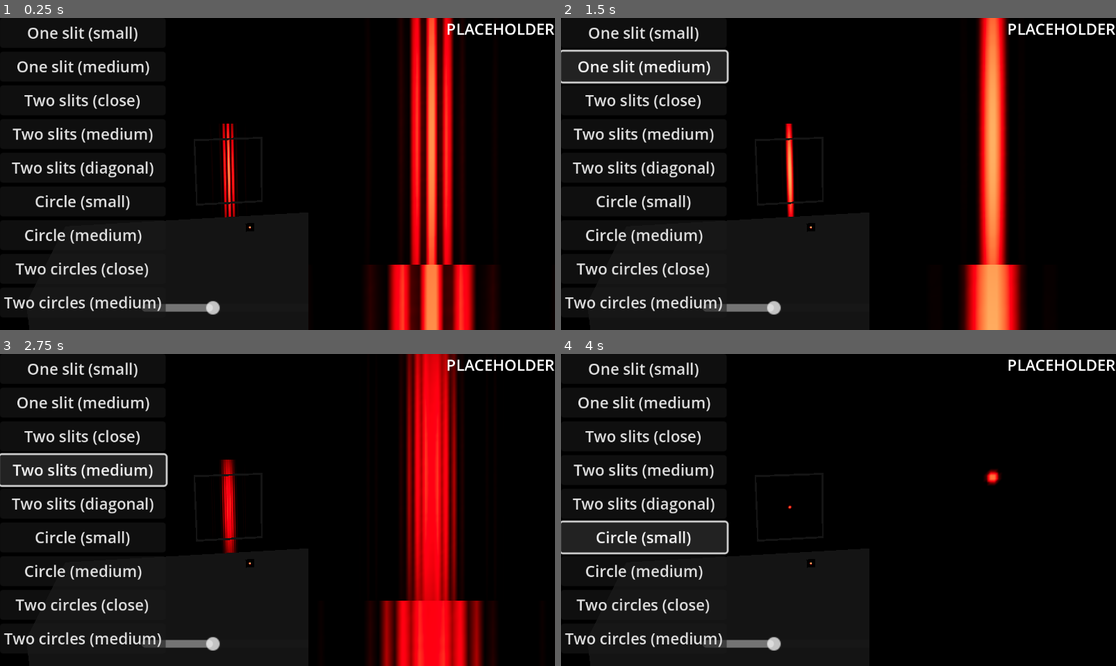
Above: before the commit, frames 1-4 (two rows, left to right).
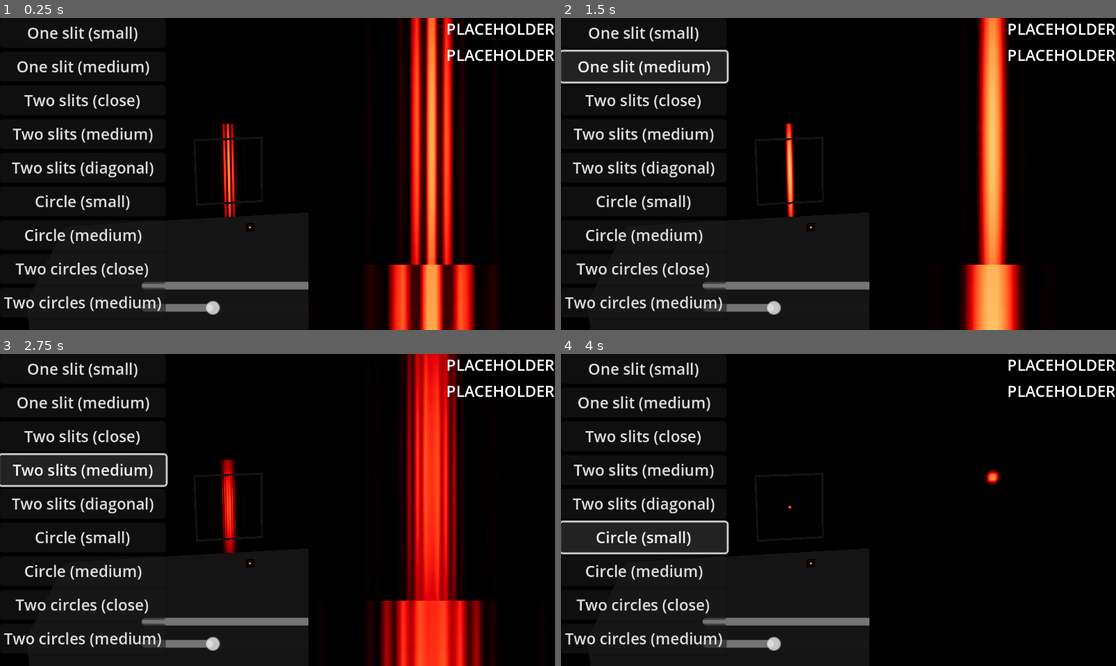
Above: after the commit, the same moments.

Repository: AlnisS/phys-331
Game: Godot game, scene res://main.tscn
Two runs of this game, one before a commit and one after it. Both use one fixed random seed, a clock stepped at 60 frames per second and the inputs below.
Inputs:
- Up to frame 1 (0.25 s): no input
- Up to frame 2 (1.5 s): click "One slit (small)" at 0.5 s; click "One slit (medium)" at 1.25 s
- Up to frame 3 (2.75 s): click "Two slits (medium)" at 2 s
- Up to frame 4 (4 s): click "Two slits (diagonal)" at 2.75 s; click "Circle (small)" at 3.5 s

The runs differ from the first frame. In frame 1, 5.0% of the frame differs, in the area x 25-100%, y 0-100%; in frame 2, 4.1%; in frame 3, 4.8%; in frame 4, 1.2%.

Commit message:
Add basic wavelength adjustment
I think we have an off-by-10x issue with wavelength code.

Diff:
--- a/gdoptics/main.gd
+++ b/gdoptics/main.gd
@@ -7,6 +7,11 @@
 		mask = _mask
 		mat.set_shader_parameter("sources", mask)
 
+var wavelength := 635e-8:
+	set(_wavelength):
+		wavelength = _wavelength
+		mat.set_shader_parameter("wavelength", wavelength)
+		$LabelW.text = str(round(wavelength * 1e8))
 
 var time = 0.0
 var lmt = 0.0
@@ -114,3 +119,7 @@
 
 func _on_button_lm_pressed():
 	mask = mask_slit(0.200e-3)
+
+
+func _on_wavelength_slider_value_changed(value):
+	wavelength = value * 1e-8
--- a/gdoptics/main.tscn
+++ b/gdoptics/main.tscn
@@ -90,6 +90,22 @@
 step = 0.001
 value = 0.5
 
+[node name="WavelengthSlider" type="HSlider" parent="."]
+anchors_preset = 7
+anchor_left = 0.5
+anchor_top = 1.0
+anchor_right = 0.5
+anchor_bottom = 1.0
+offset_left = -141.0
+offset_top = -54.0
+offset_right = 141.0
+offset_bottom = -38.0
+grow_horizontal = 2
+grow_vertical = 0
+min_value = 350.0
+max_value = 780.0
+value = 635.0
+
 [node name="WorldEnvironment" type="WorldEnvironment" parent="."]
 environment = SubResource("Environment_en02g")
 
@@ -157,6 +173,16 @@
 grow_horizontal = 0
 text = "PLACEHOLDER"
 
+[node name="LabelW" type="Label" parent="."]
+anchors_preset = 1
+anchor_left = 1.0
+anchor_right = 1.0
+offset_left = -113.0
+offset_top = 27.0
+offset_bottom = 50.0
+grow_horizontal = 0
+text = "PLACEHOLDER"
+
 [node name="VBoxContainer" type="VBoxContainer" parent="."]
 offset_right = 40.0
 offset_bottom = 40.0
@@ -212,6 +238,7 @@
 size = Vector3(1, 1.1, 2)
 
 [connection signal="value_changed" from="DistanceSlider" to="." method="_on_distance_slider_value_changed"]
+[connection signal="value_changed" from="WavelengthSlider" to="." method="_on_wavelength_slider_value_changed"]
 [connection signal="pressed" from="VBoxContainer/ButtonLS" to="." method="_on_button_ls_pressed"]
 [connection signal="pressed" from="VBoxContainer/ButtonLM" to="." method="_on_button_lm_pressed"]
 [connection signal="pressed" from="VBoxContainer/ButtonTLC" to="." method="_on_button_tlc_pressed"]
--- a/gdoptics/screen_shader.gdshader
+++ b/gdoptics/screen_shader.gdshader
@@ -1,6 +1,8 @@
 shader_type spatial;
 
 render_mode unshaded;
+
+#include "wavelength_to_rgb.gdshaderinc"
 
 // declare as varying to allow using in fragment(), if needed
 varying flat vec4 world_vertex;
@@ -8,14 +10,15 @@
 // light intensity (square of magnitude of phasor)
 varying float intensity;
 
-const float wavelength = 635e-8;
-
 // TODO: investigate & expand this limit
 const int n_sources = 1000;
 
 // point sources of light in the mask
 // TODO: incorporate specification of phases of source light
 uniform vec3 sources[n_sources];
+
+// TODO: we have an off-by-factor-of-10 throughout the code for wavelenghts
+uniform float wavelength = 635e-8;
 
 
 // The `vertex` function executes once per vertex in the mesh used as the target
@@ -48,7 +51,8 @@
 	intensity = pow(length(phasor), 2.0);
 
 	// TODO: actually calculate the color based on wavelength
-	COLOR.rgb = vec3(intensity, 0.0, 0.0) + vec3(0.01);
+	//COLOR.rgb = vec3(intensity, 0.0, 0.0) + vec3(0.01);
+	COLOR.rgb = wl2rgbTannenbaum(wavelength * 1e8) * intensity + vec3(0.01);
 }
 
 
Not shown, added: gdoptics/wavelength_to_rgb.gdshaderinc
